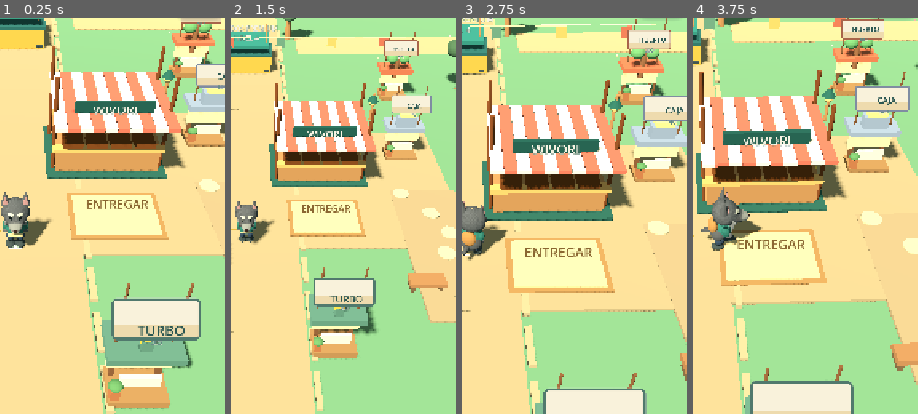
Above: before the commit, frames 1-4 (left to right).
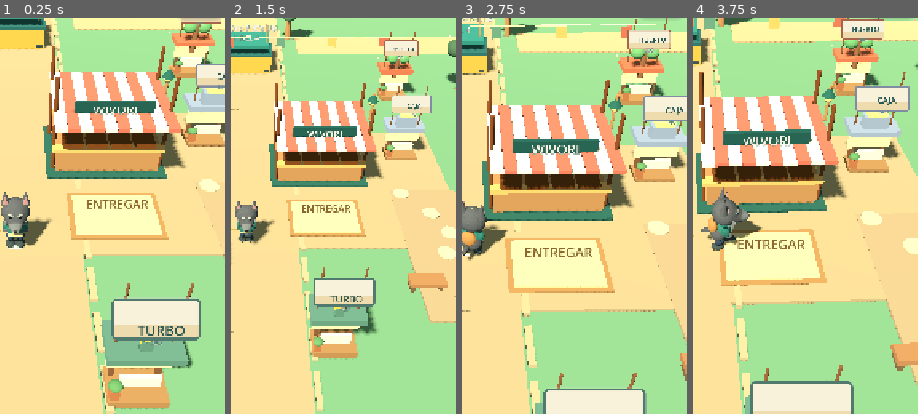
Above: after the commit, the same moments.

Repository: alejandropemamartinez-crypto/WivoriTrails
Game: Godot game, scene res://Main.tscn
The game is run twice, just before and just after one commit, with the same random seed, the same clock (stepped at 60 frames per second) and the same inputs.
Inputs (mouse positions are % of the whole screen's width and height, from its top left):
- Up to frame 1 (0.25 s): no input
- Up to frame 2 (1.5 s): click "SEÑALAR" at 0.5 s; click "VISTA" at 1.25 s
- Up to frame 3 (2.75 s): tap Enter at 2 s; drag from (17, 89) to (60, 27) at 2.02 s
- Up to frame 4 (3.75 s): drag from (30, 55) to (45, 70) at 2.77 s; move the mouse to (60, 27) at 3.52 s; hold D from 3.53 s (still down)
The pictures show only the part of the screen within x 47-97%, y 23-73%; the shares and areas given below are measured in that part.

The runs differ from the first frame. In frame 1, 0.1% of the frame differs, in the area x 3-11%, y 49-55%; in frame 2, less than 0.1%; in frame 3, less than 0.1%; in frame 4, less than 0.1%.

Commit message:
Refine Scottie face painting, soften brindle, shrink wolf-like brows and nose

Diff:
--- a/scripts/face_paint.gdshader
+++ b/scripts/face_paint.gdshader
@@ -26,7 +26,7 @@
 	if (scottie) {
 		// Soft grey brindle coat painted across the SAME head surface.
 		float brindle = sin(local_head.x * 64.0 + 6.2 * sin(local_head.y * 23.0)) * sin(local_head.y * 17.0 + local_head.z * 12.0);
-		base *= 0.96 + 0.075 * brindle;
+		base *= 0.96 + 0.040 * brindle;
 	}
 	// Warm cheek shadows add volume without extra floating mesh parts.
 	float cheeks = ellipse(p, vec2(0.0,-0.08), vec2(0.39,0.30));
@@ -37,27 +37,27 @@
 	}
 	float muzzle = ellipse(p,vec2(0.0,-0.158),vec2(canine ? 0.28 : 0.22,0.155));
 	if (animal) {
-		base = mix(base,mix(skin.rgb,scottie ? vec3(0.72,0.73,0.71) : vec3(0.97,0.88,0.73),scottie ? .57 : .73),muzzle*front*.95);
+		base = mix(base,mix(skin.rgb,scottie ? vec3(0.59,0.62,0.63) : vec3(0.97,0.88,0.73),scottie ? .46 : .73),muzzle*front*.95);
 		if (scottie) {
 			float beard = ellipse(p,vec2(0.0,-0.326),vec2(.235,.135));
 			base = mix(base,vec3(.72,.74,.74),beard*front*.82);
-			float brow1 = ellipse(p,vec2(-.170,.181),vec2(.145,.054));
-			float brow2 = ellipse(p,vec2(.170,.181),vec2(.145,.054));
-			base = mix(base,vec3(.78,.79,.75),max(brow1,brow2)*front*.93);
+			float brow1 = ellipse(p,vec2(-.172,.160),vec2(.118,.036));
+			float brow2 = ellipse(p,vec2(.172,.160),vec2(.118,.036));
+			base = mix(base,vec3(.70,.71,.69),max(brow1,brow2)*front*.93);
 		}
 	}
 	float blush = max(ellipse(p,vec2(-0.31,-0.09),vec2(0.075,0.045)),
 		ellipse(p,vec2(0.31,-0.09),vec2(0.075,0.045)));
 	base = mix(base,vec3(0.89,0.48,0.39),blush*front*(scottie ? .035 : .26));
-	float eye_left = ellipse(p,vec2(-0.174,0.072),vec2(0.055,eye_height));
-	float eye_right = ellipse(p,vec2(0.174,0.072),vec2(0.055,eye_height));
+	float eye_left = ellipse(p,vec2(-0.174,0.072),vec2(scottie ? .044 : .055,scottie ? eye_height*.83 : eye_height));
+	float eye_right = ellipse(p,vec2(0.174,0.072),vec2(scottie ? .044 : .055,scottie ? eye_height*.83 : eye_height));
 	float eyes = max(eye_left,eye_right);
 	base = mix(base,vec3(0.095,0.13,0.14),eyes*front);
 	float shine = max(ellipse(p,vec2(-0.19,0.094),vec2(0.017,0.020)),
 		ellipse(p,vec2(0.158,0.094),vec2(0.017,0.020)));
 	base = mix(base,vec3(1.0,0.97,0.88),shine*front*(1.0-blinking));
-	float nose = ellipse(p,vec2(0.0,scottie ? -.191 : -.119),vec2(scottie ? .095 : (canine ? .066 : .043),scottie ? .058 : .037));
-	base = mix(base,animal ? vec3(0.22,0.16,0.16) : vec3(0.59,0.31,0.29),nose*front);
+	float nose = ellipse(p,vec2(0.0,scottie ? -.191 : -.119),vec2(scottie ? .068 : (canine ? .066 : .043),scottie ? .042 : .037));
+	base = mix(base,scottie ? vec3(.16,.17,.17) : (animal ? vec3(0.22,0.16,0.16) : vec3(0.59,0.31,0.29)),nose*front);
 	float smile_radius = abs(length((p-vec2(0.0,-0.19))*vec2(1.0,1.45))-0.085);
 	float smile = (1.0 - smoothstep(0.005,0.012,smile_radius))*step(p.y,-0.205);
 	base = mix(base,vec3(0.31,0.20,0.17),smile*front*(scottie ? .22 : .85));
